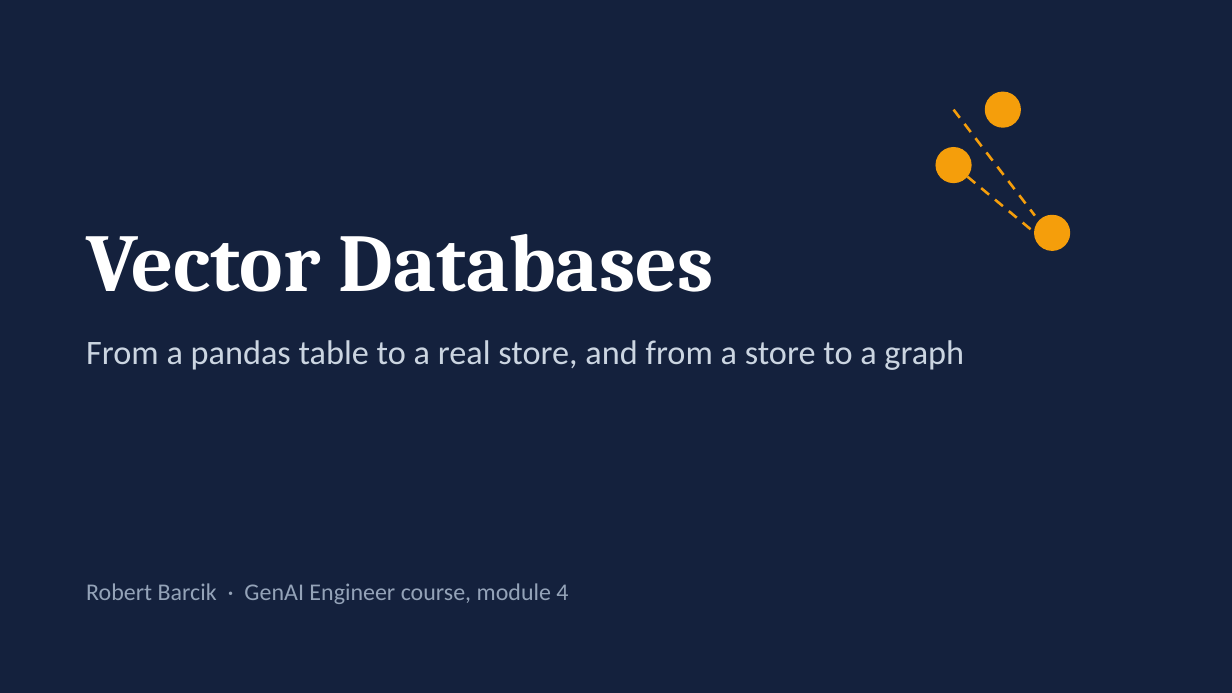
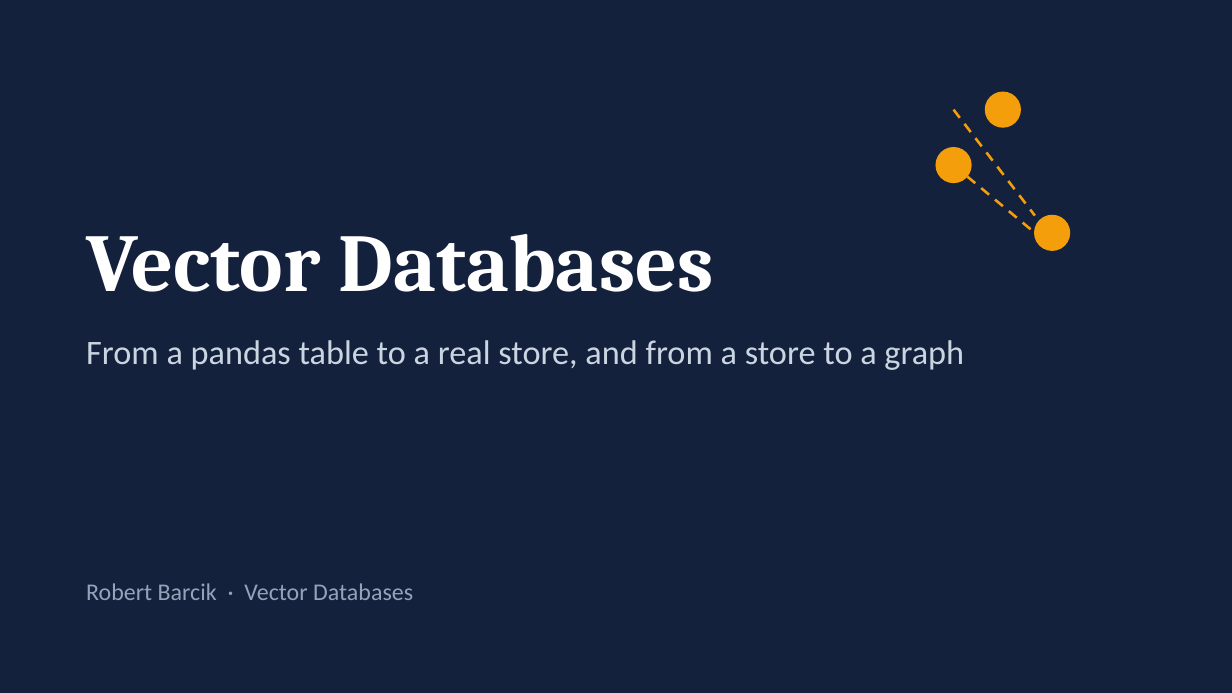
Before and after one commit to robertbarcik/vector_databases-tutorial, a slide deck: slide 1 of 0_vector_databases_intro.pptx. Drawn at 1232x693 pixels with LibreOffice and Linux fonts; fonts in the diff are those of the drawing. Boxes give left, top, right and bottom in pixels: in the first picture for what was removed or moved away, otherwise in the second. Text is boxed around its words. In the diff, an @@ line names an element or a change of style, - is before the commit and + after.

```diff
--- a/0_vector_databases_intro.pptx
+++ b/0_vector_databases_intro.pptx
@@ text at <box>86,583,413,600</box>: text changed @@
-Robert Barcik · GenAI Engineer course, module 4
+Robert Barcik · Vector Databases
```
Also in this commit, not shown: 6 other slides changed, 27 other files.
